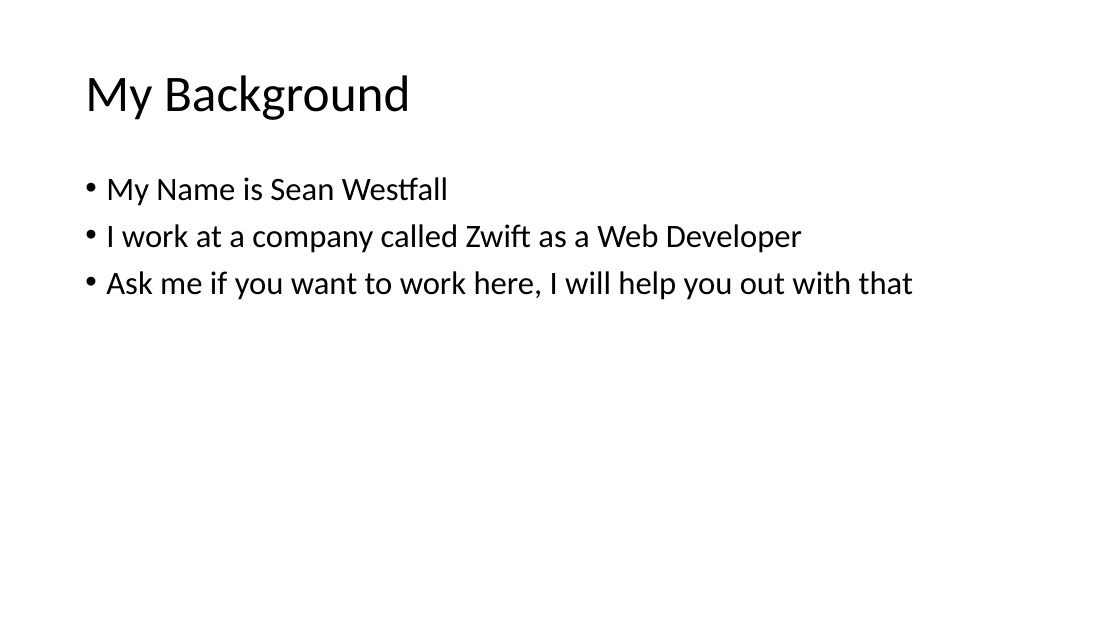
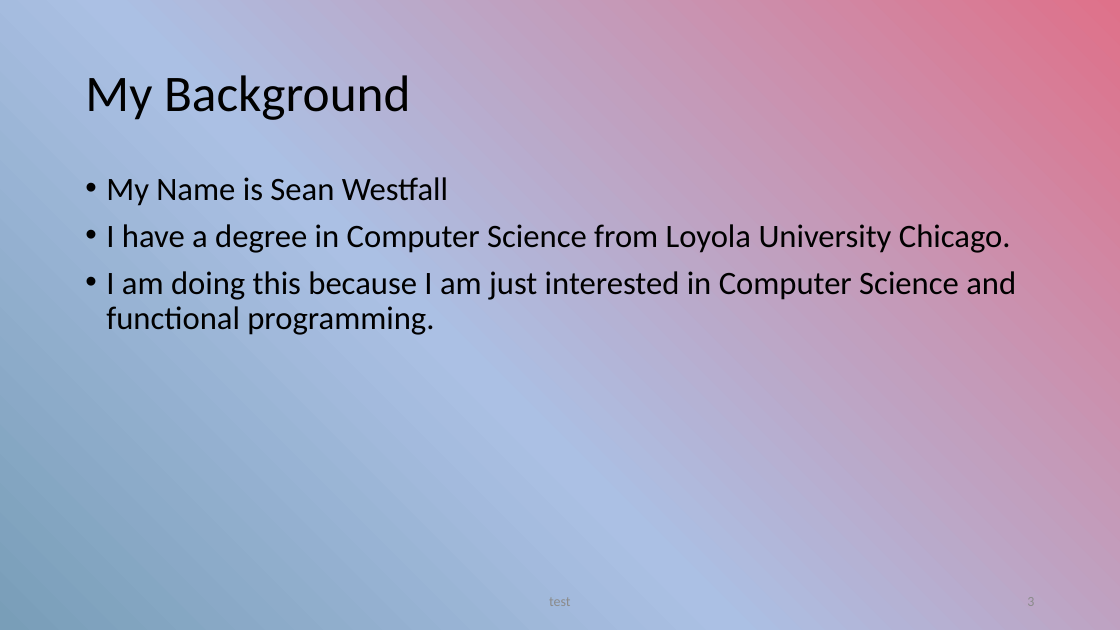
Before and after one commit to seanwestfall/algorithm_w_presentation, a slide deck: slide 2 of Presentation1.pptx. Drawn at 1120x630 pixels with LibreOffice and Linux fonts; fonts in the diff are those of the drawing. Boxes give left, top, right and bottom in pixels: in the first picture for what was removed or moved away, otherwise in the second. Text is boxed around its words. In the diff, an @@ line names an element or a change of style, - is before the commit and + after.

```diff
--- a/Presentation1.pptx
+++ b/Presentation1.pptx
@@ background #FFFFFF to gradient #799EB8 to #ABC0E4 to #DF718A @@
@@ text at (x1=106, y1=224, x2=1016, y2=335): text changed @@
-• I work at a company called Zwift as a Web Developer
-• Ask me if you want to work here, I will help you out with that
+• I have a degree in Computer Science from Loyola University Chicago.
+• I am doing this because I am just interested in Computer Science and functional programming.
@@ text added at (x1=549, y1=597, x2=570, y2=606), 12 pt, text #8C8C8C @@
+test
@@ page number added at (x1=1027, y1=597, x2=1034, y2=606), 12 pt, text #8C8C8C @@
+3
```
Also in this commit, not shown: 2 other slides changed, 7 slides added.
